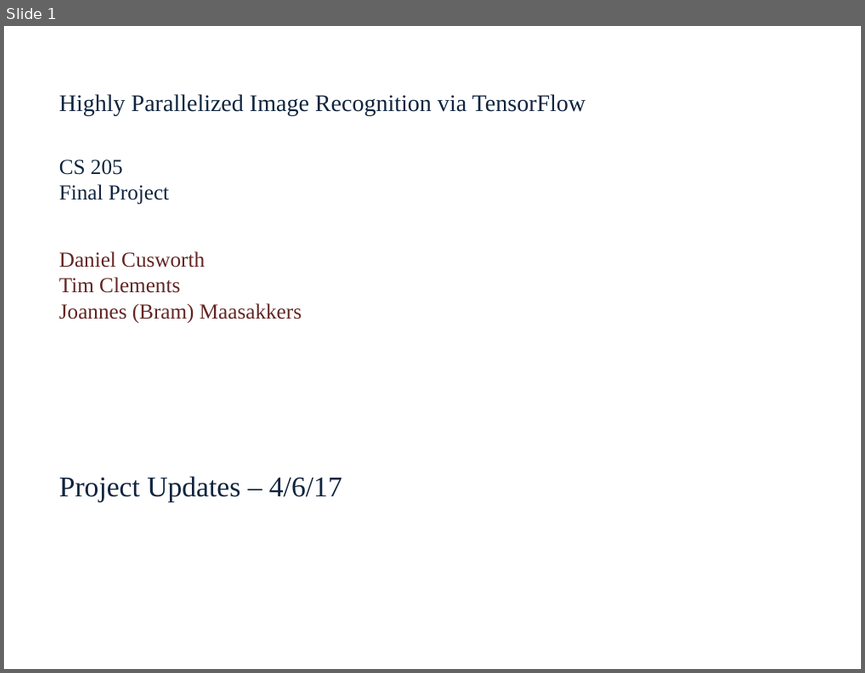
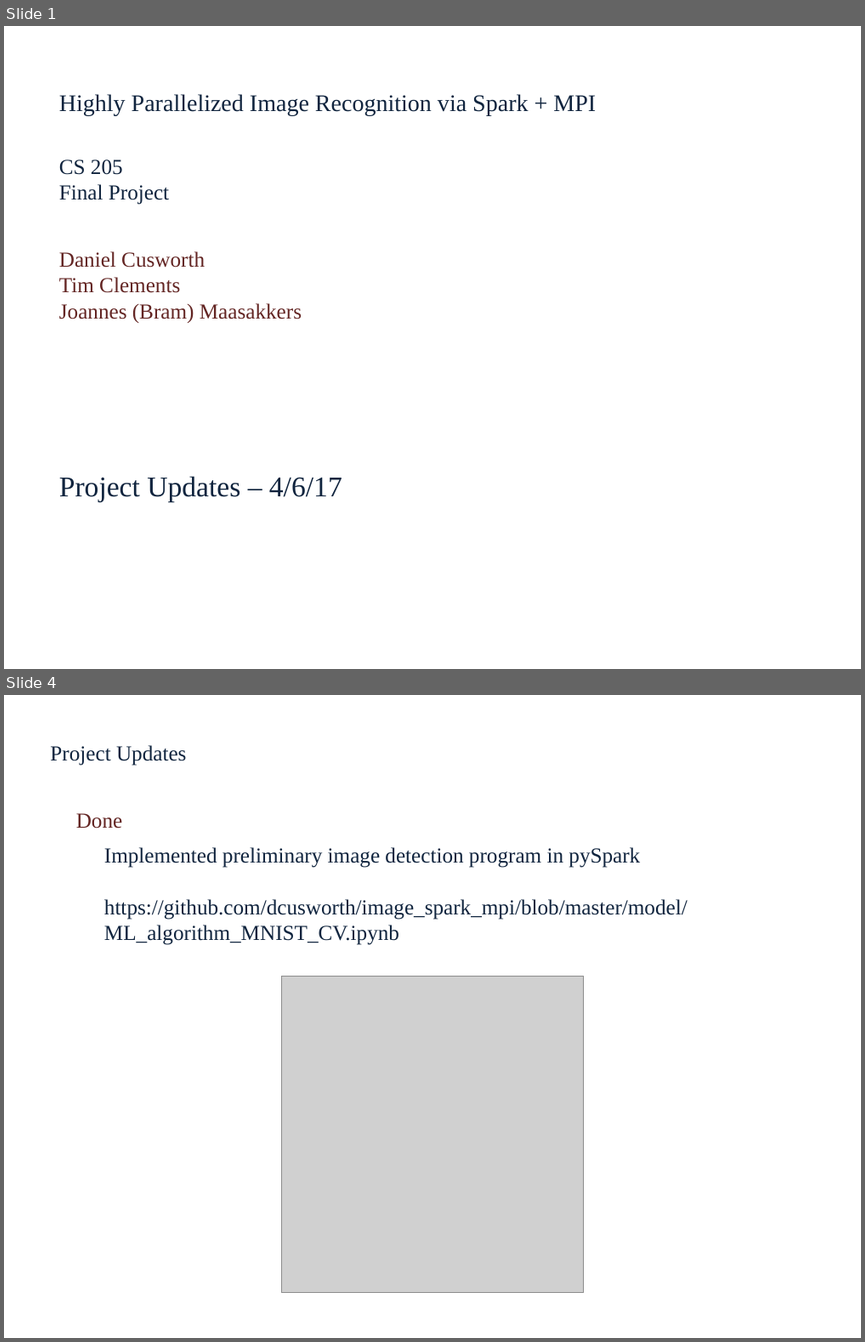
Before and after one commit to dcusworth/image_spark_mpi, a slide deck: benchmarks/Update_Rafa_1.pptx. Shown one above the other, each under a label of ours: slide 1 before the commit, slides 1 and 4 after it; the slides between them are not shown. The pictures are 865x673 and 865x1342 pixels, drawn with LibreOffice and Linux fonts; fonts in the diff are those of the drawing; grey boxes stand for pictures. Boxes give left, top, right and bottom in pixels: in the first picture for what was removed or moved away, otherwise in the second. Text is boxed around its words. In the diff, an @@ line names an element or a change of style, - is before the commit and + after.

```diff
--- a/benchmarks/Update_Rafa_1.pptx
+++ b/benchmarks/Update_Rafa_1.pptx
@@ slide 4 added at box(4, 695, 861, 1338), background #FFFFFF @@
@@ text added at box(50, 745, 186, 766), 18 pt, text #0F243E @@
+Project Updates
@@ text added at box(76, 813, 123, 828), 18 pt, text #632523 @@
+Done
@@ text added at box(104, 847, 687, 945), 18 pt, text #0F243E @@
+Implemented preliminary image detection program in pySpark
+https://github.com/dcusworth/image_spark_mpi/blob/master/model/ML_algorithm_MNIST_CV.ipynb
@@ picture added at box(282, 976, 584, 1293) @@
@@ slide 1 changed as well @@
@@ text at box(59, 94, 596, 115): text changed @@
-Highly Parallelized Image Recognition via TensorFlow
+Highly Parallelized Image Recognition via Spark + MPI
```
Also in this commit, not shown: 3 other slides added, 8 slides removed, 1 other file.
